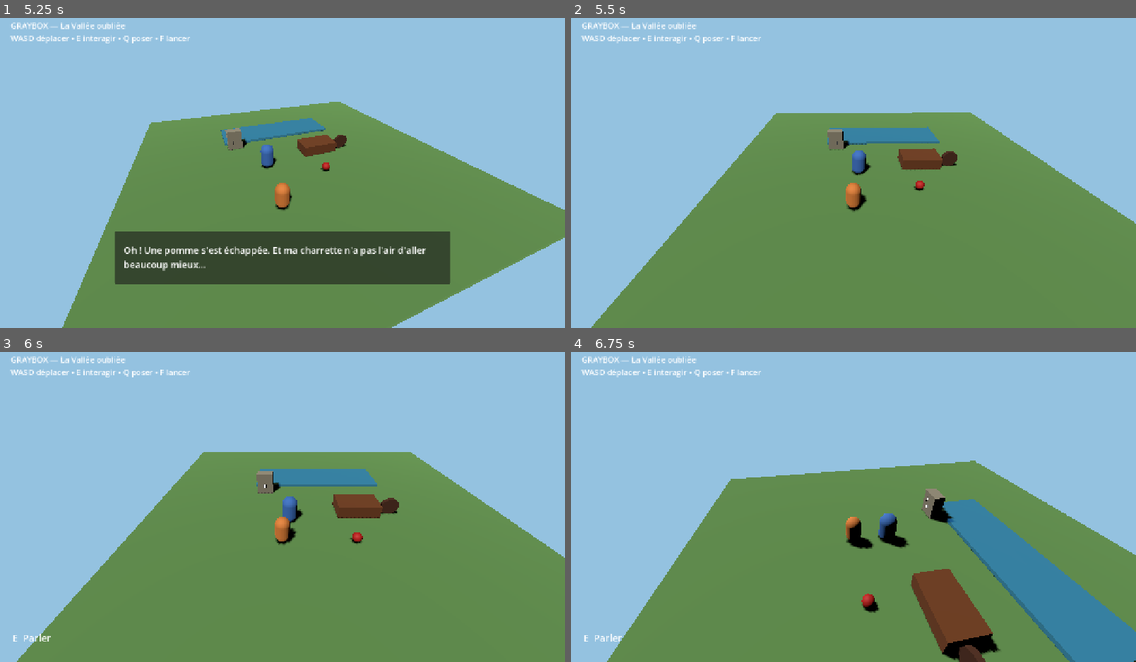
Above: before the commit, frames 1-4 (two rows, left to right).
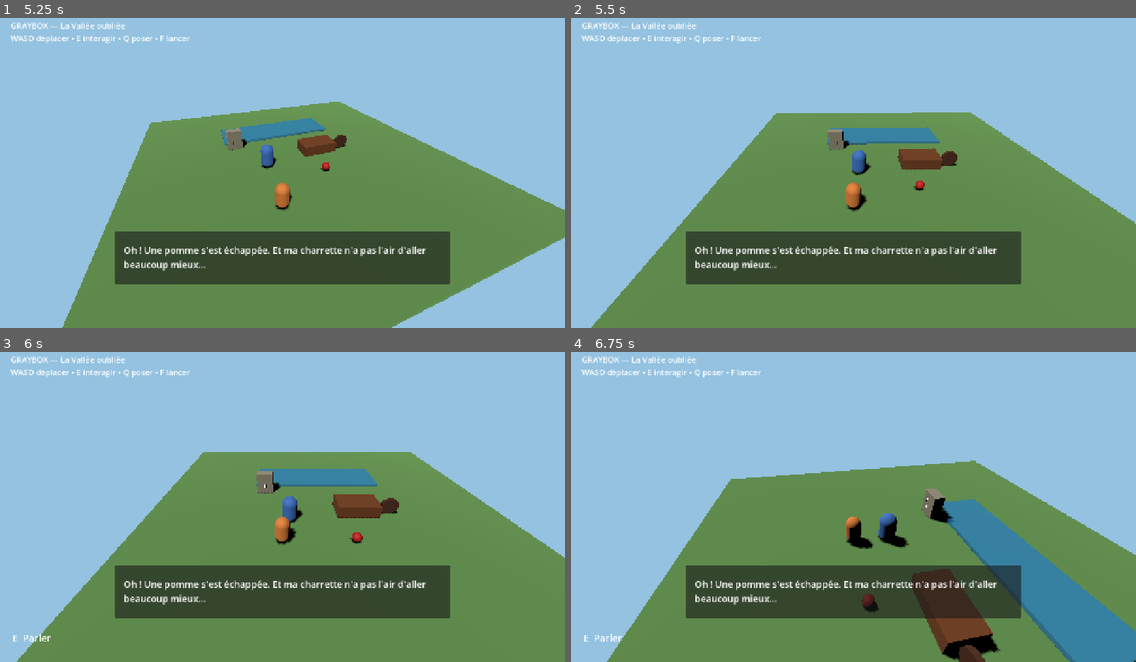
Above: after the commit, the same moments.

Repository: u2987920406-rgb/Grimoire
Game: Godot game, scene res://adventures/forgotten_valley/scenes/bootstrap.tscn
Two runs of this game, one before a commit and one after it. Both use one fixed random seed, a clock stepped at 60 frames per second and the inputs below.
Inputs (mouse positions are in pixels of both pictures, inside the frame that each line leads up to):
- Up to frame 1 (5.25 s): tap Enter at 0.5, 3.5 s; move the mouse to (254, 231) at 0.52 s; hold W (move_forward) 0.53-1.25 s; hold Q (drop_object) 0.53-1.25 s; click (254, 231) at 0.67 s; tap E (interact) at 0.8 s; drag from (452, 216) to (254, 231) at 1.27 s; tap Space at 2, 5 s; move the mouse to (113, 123) at 2.02 s; hold A (move_left) 2.03-2.75 s; hold F (throw_object) 2.03-2.75 s; tap Q (drop_object) at 2.3 s; drag from (310, 169) to (113, 123) at 2.77 s; move the mouse to (197, 89) at 3.52 s; hold S (move_back) 3.53-4.25 s; hold E (interact) 3.53-4.25 s; tap F (throw_object) at 3.8 s; drag from (406, 154) to (197, 89) at 4.27 s; move the mouse to (169, 185) at 5.02 s; hold W (move_forward) from 5.03 s (still down); hold Q (drop_object) from 5.03 s (still down); click (169, 185) at 5.17 s
- Up to frame 2 (5.5 s): keep holding W (move_forward); keep holding Q (drop_object); tap E (interact) at 5.3 s
- Up to frame 3 (6 s): release W (move_forward) at 5.75 s; release Q (drop_object) at 5.75 s; drag from (339, 432) to (169, 519) at 5.77 s
- Up to frame 4 (6.75 s): tap Enter at 6.5 s; move the mouse to (825, 565) at 6.52 s; hold D (move_right) from 6.53 s (still down); hold F (throw_object) from 6.53 s (still down)

Frame 1 is identical in both runs. In frame 2, 10% of the frame differs, in the area x 20-80%, y 68-86%; in frame 3, 10%; in frame 4, 10%.

Commit message:
feat(input): abstract player controls for touch and keyboard

Diff:
--- a/core/player/player_controller.gd
+++ b/core/player/player_controller.gd
@@ -15,6 +15,7 @@
 
 var held_object: CarryableBody = null
 var controls_enabled: bool = true
+var touch_move_input: Vector2 = Vector2.ZERO
 var _current_target: Node = null
 
 func _physics_process(delta: float) -> void:
@@ -26,7 +27,10 @@
 		move_and_slide()
 		return
 
-	var input_vector := Input.get_vector("move_left", "move_right", "move_forward", "move_back")
+	var keyboard_input := Input.get_vector("move_left", "move_right", "move_forward", "move_back")
+	var input_vector := keyboard_input + touch_move_input
+	if input_vector.length_squared() > 1.0:
+		input_vector = input_vector.normalized()
 	var desired_direction := Vector3(input_vector.x, 0.0, input_vector.y)
 
 	if desired_direction.length_squared() > 1.0:
@@ -51,19 +55,18 @@
 	if not controls_enabled:
 		return
 
-	if event.is_action_pressed("interact") and _current_target != null:
-		if _current_target.has_method("interact"):
-			_current_target.call("interact", self)
-			get_viewport().set_input_as_handled()
-			return
-
-	if event.is_action_pressed("drop_object") and held_object != null:
-		drop_held()
+	if event.is_action_pressed("interact"):
+		request_interact()
 		get_viewport().set_input_as_handled()
 		return
 
-	if event.is_action_pressed("throw_object") and held_object != null:
-		throw_held()
+	if event.is_action_pressed("drop_object"):
+		request_drop()
+		get_viewport().set_input_as_handled()
+		return
+
+	if event.is_action_pressed("throw_object"):
+		request_throw()
 		get_viewport().set_input_as_handled()
 
 func _update_interaction_target() -> void:
@@ -89,6 +92,28 @@
 		parts.append("Q  Poser")
 		parts.append("F  Lancer")
 	prompt_changed.emit("   •   ".join(parts))
+
+func set_touch_move_input(value: Vector2) -> void:
+	touch_move_input = value.limit_length(1.0)
+
+func request_interact() -> void:
+	if not controls_enabled or _current_target == null:
+		return
+	if _current_target.has_method("interact"):
+		_current_target.call("interact", self)
+
+func request_drop() -> void:
+	if not controls_enabled or held_object == null:
+		return
+	drop_held()
+
+func request_throw() -> void:
+	if not controls_enabled or held_object == null:
+		return
+	throw_held()
+
+func has_held_object() -> bool:
+	return held_object != null
 
 func pick_up(object: CarryableBody) -> void:
 	if held_object != null:
